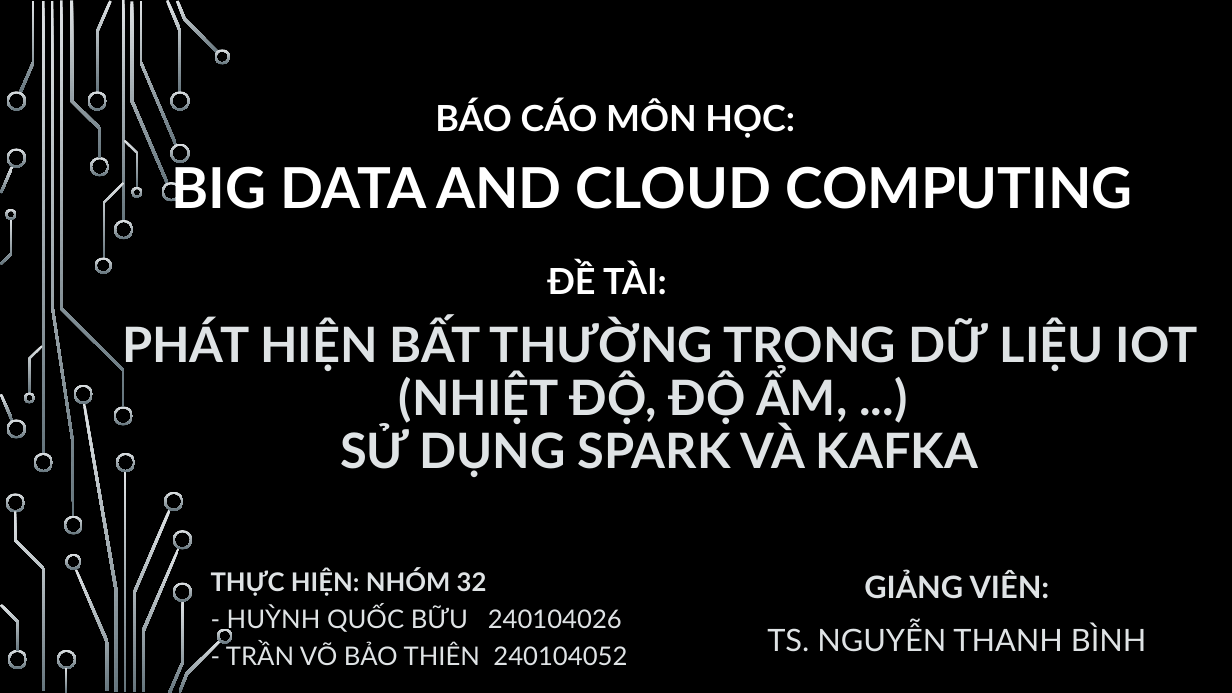
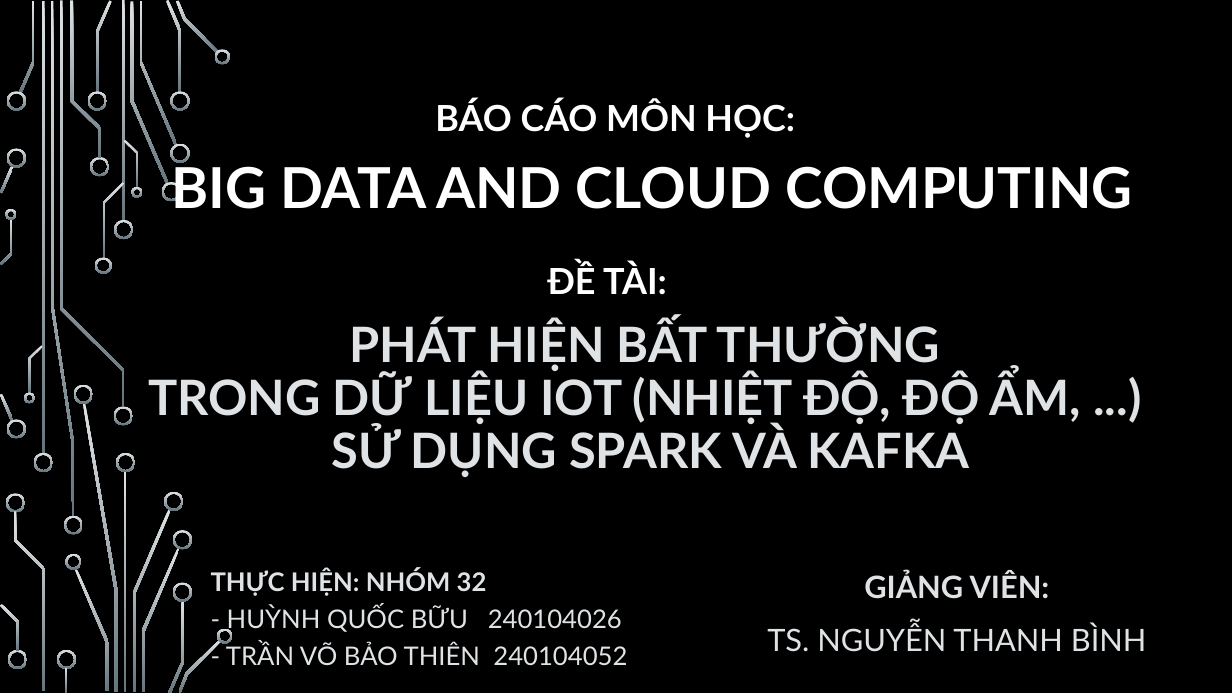
Before and after one commit to buuhq-uit/uit-bigdata-cloud-team32, a slide deck: slide 1 of report/Presentation_Project_Team32-Final.pptx. Drawn at 1232x693 pixels with LibreOffice and Linux fonts; fonts in the diff are those of the drawing; background and template pictures are left out. Boxes give left, top, right and bottom in pixels: in the first picture for what was removed or moved away, otherwise in the second. Text is boxed around its words. In the diff, an @@ line names an element or a change of style, - is before the commit and + after.

```diff
--- a/report/Presentation_Project_Team32-Final.pptx
+++ b/report/Presentation_Project_Team32-Final.pptx
@@ text "PHÁT HIỆN BẤT THƯỜNG": place and size @@
-text "PHÁT HIỆN BẤT THƯỜNG" at [122,320,1198,477]
+text "PHÁT HIỆN BẤT THƯỜNG" at [148,320,1081,477]
@@ text at [148,320,1081,425]: text changed @@
-PHÁT HIỆN BẤT THƯỜNG TRONG DỮ LIỆU IOT (NHIỆT ĐỘ, ĐỘ ẨM, ...)
+PHÁT HIỆN BẤT THƯỜNG
+TRONG DỮ LIỆU IOT (NHIỆT ĐỘ, ĐỘ ẨM, ...)
```
Also in this commit, not shown: 4 other slides changed, 1 slide added, 6 other files.
